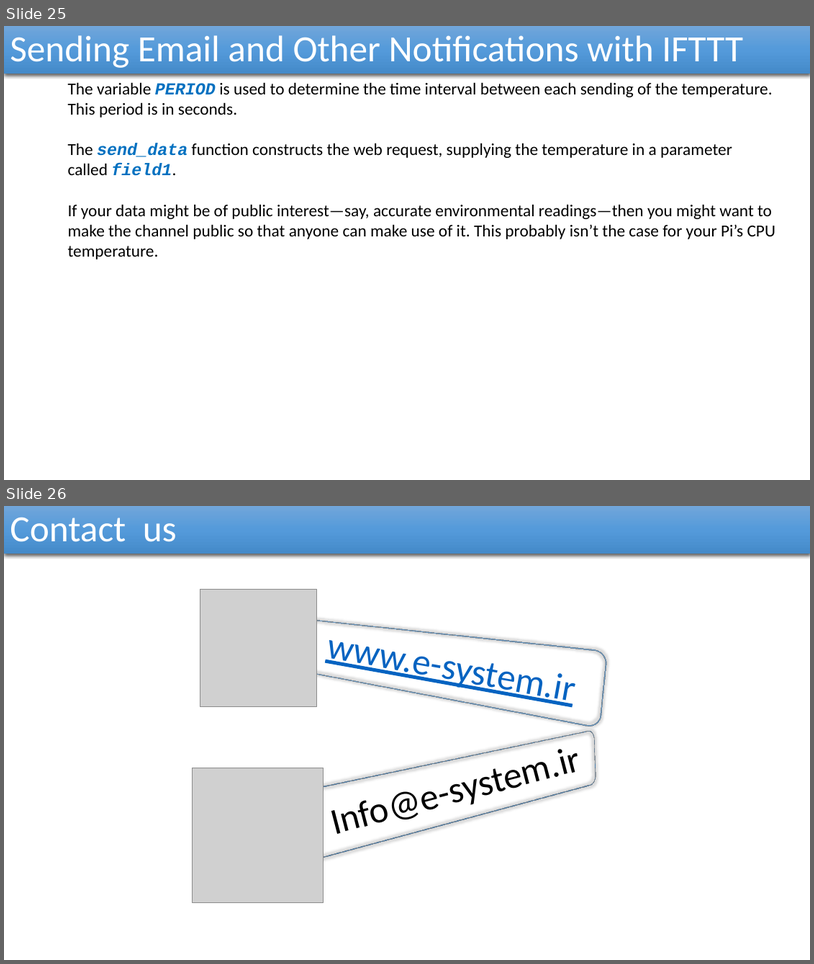
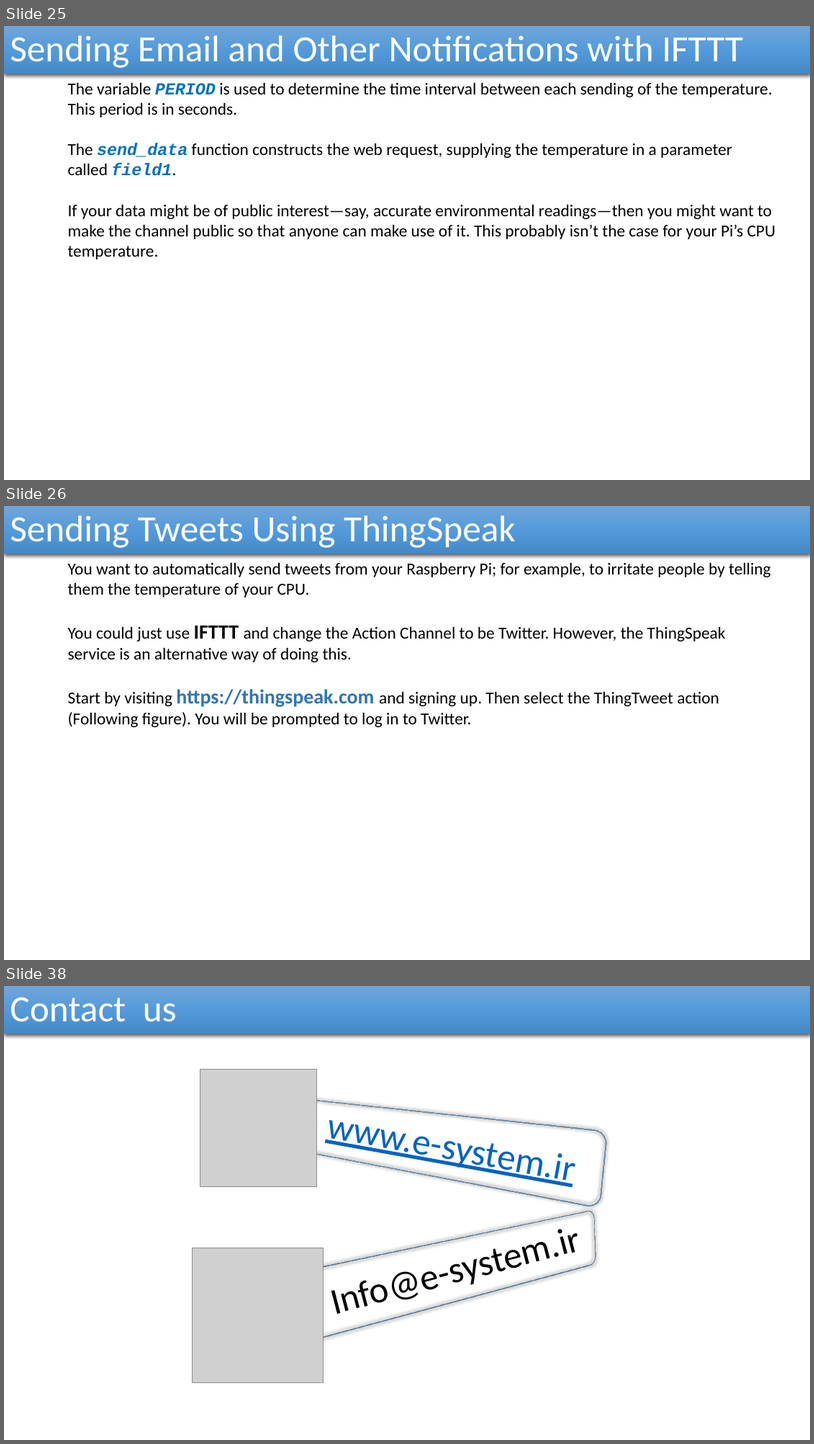
Before and after one commit to reza-arjmandi/rpi-course, a slide deck: session6/presentation/Internet Of Things.pptx. Shown one above the other, each under a label of ours: slides 25 and 26 before the commit, slides 25, 26 and 38 after it; the slides between them are not shown. The pictures are 814x964 and 814x1444 pixels, drawn with LibreOffice and Linux fonts; fonts in the diff are those of the drawing; grey boxes stand for pictures. Boxes give left, top, right and bottom in pixels: in the first picture for what was removed or moved away, otherwise in the second. Text is boxed around its words. In the diff, an @@ line names an element or a change of style, - is before the commit and + after.

```diff
--- a/session6/presentation/Internet Of Things.pptx
+++ b/session6/presentation/Internet Of Things.pptx
@@ slide 26 added at box(4, 506, 810, 960), background #FFFFFF @@
@@ rectangle added at box(4, 506, 810, 554), fill gradient #71A6DB to #559BDB to #448ACA, 44 pt, text #FFFFFF @@
+Sending Tweets Using ThingSpeak
@@ text added at box(68, 562, 772, 727), 20 pt, text #000000 @@
+  You want to automatically send tweets from your Raspberry Pi; for example, to irritate people by telling them the temperature of your CPU.
+  You could just use IFTTT and change the Action Channel to be Twitter. However, the ThingSpeak service is an alternative way of doing this.
+  Start by visiting https://thingspeak.com and signing up. Then select the ThingTweet action (Following figure). You will be prompted to log in to Twitter.
@@ what was slide 26 is now slide 38 @@
```
Also in this commit, not shown: 11 other slides added.
